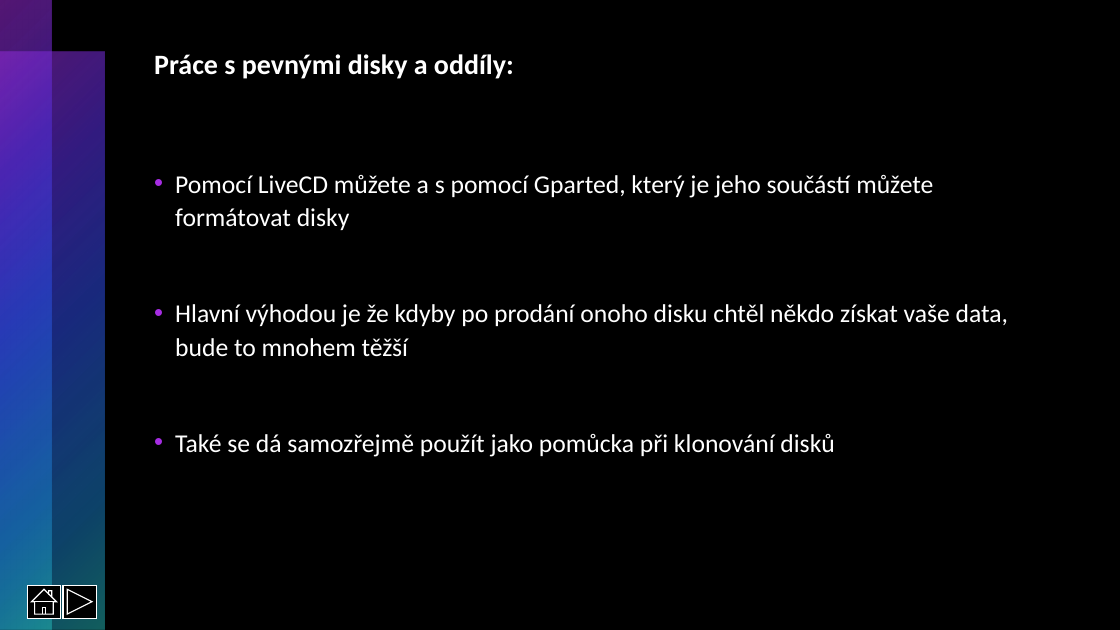
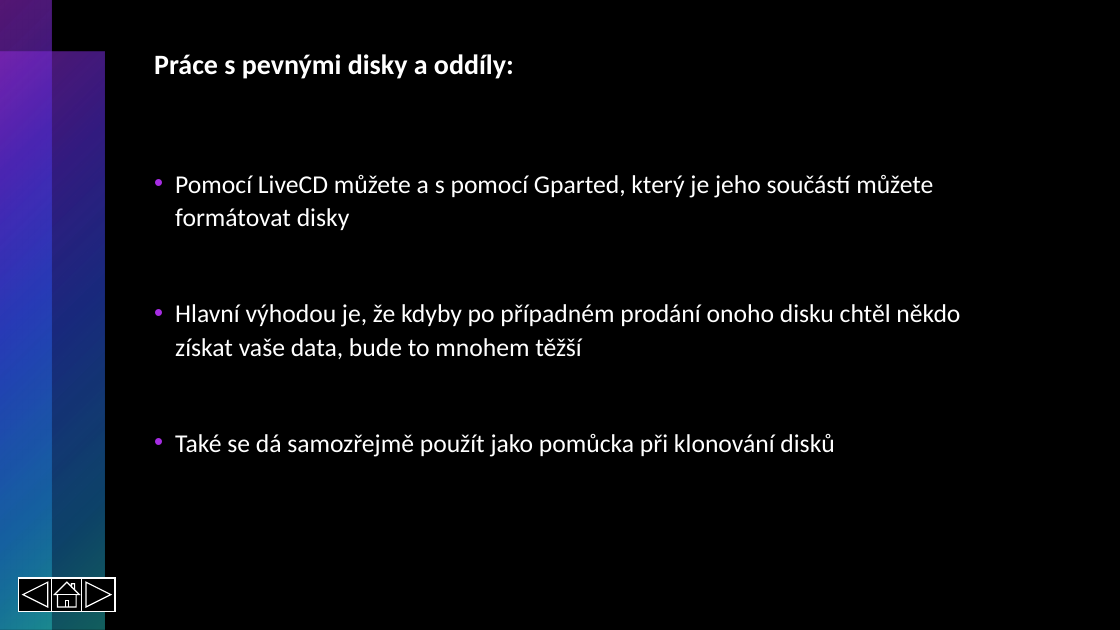
Before and after one commit to RadRoz12/Linux, a slide deck: slide 14 of Linux.pptx. Drawn at 1120x630 pixels with LibreOffice and Linux fonts; fonts in the diff are those of the drawing. Boxes give left, top, right and bottom in pixels: in the first picture for what was removed or moved away, otherwise in the second. Text is boxed around its words. In the diff, an @@ line names an element or a change of style, - is before the commit and + after.

```diff
--- a/Linux.pptx
+++ b/Linux.pptx
@@ text at (175, 304, 960, 359): text changed @@
-• Hlavní výhodou je že kdyby po prodání onoho disku chtěl někdo získat vaše data, bude to mnohem těžší
+• Hlavní výhodou je, že kdyby po případném prodání onoho disku chtěl někdo získat vaše data, bude to mnohem těžší
@@ action button back previous added at (18, 578, 51, 611), fill #000000, outline #FFFFFF 1 pt @@
@@ action button home: place and size @@
-action button home at (28, 586, 60, 618)
+action button home at (50, 578, 83, 611)
@@ action button forward next: place and size @@
-action button forward next at (63, 586, 96, 618)
+action button forward next at (82, 578, 115, 611)
```
Also in this commit, not shown: 14 other slides changed.
